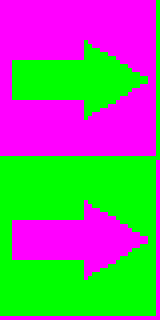
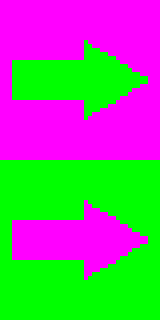
Layered file, before and after one edit (160 × 320). Changes by layer:
painted on "레이어 2" over [0, 0, 160, 320]
